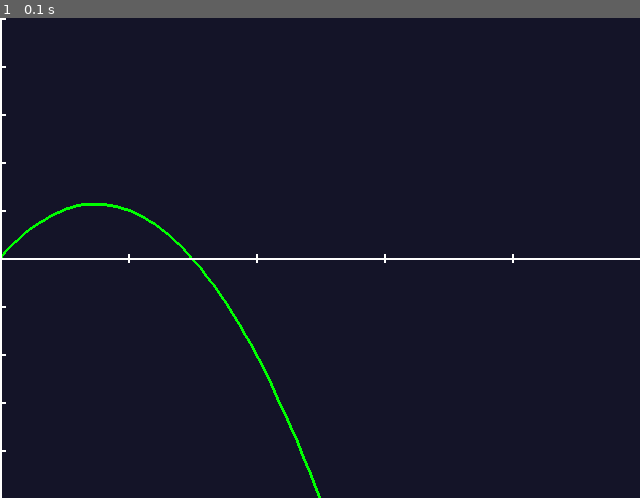
Above: before the commit, frame 1.
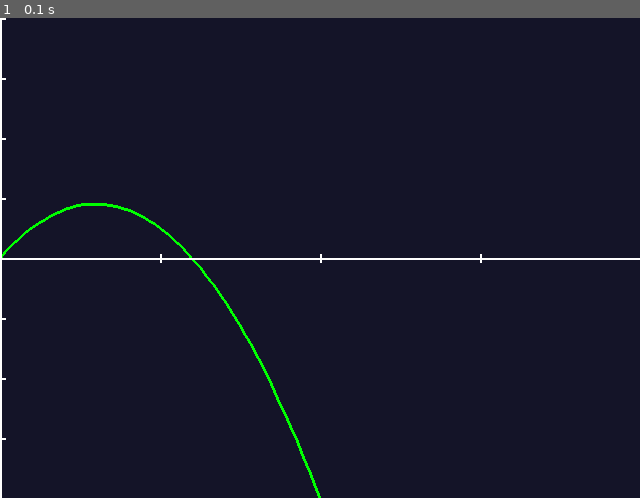
Above: after the commit, the same moment.

Repository: introprogramming/exercises
Game: pygame game, started from 2d_plot/2d_plot.py
Same seed, same stepped clock (60 frames per second), same inputs: the game is played once before the commit and once after it. The source is Python 2; it was converted automatically to run under Python 3.
Inputs:
- Up to frame 1 (0.1 s): no input

The runs differ from the first frame. In frame 1, less than 0.1% of the frame differs, in the area x 0-81%, y 10-91%.

Commit message:
Added small documentation

Diff:
--- a/2d_plot/2d_plot.py
+++ b/2d_plot/2d_plot.py
@@ -25,8 +25,8 @@
 Y_MAX = 10.0
 
 #Tick interval on axes
-X_TICK = 2.0
-Y_TICK = 2.0
+X_TICK = 2.5
+Y_TICK = 2.5
 
 #Granularity of plotted functions, more points -> higher resolution plot
 N_POINTS = 100
Not shown, changed: 2d_plot/2d_plot.md
